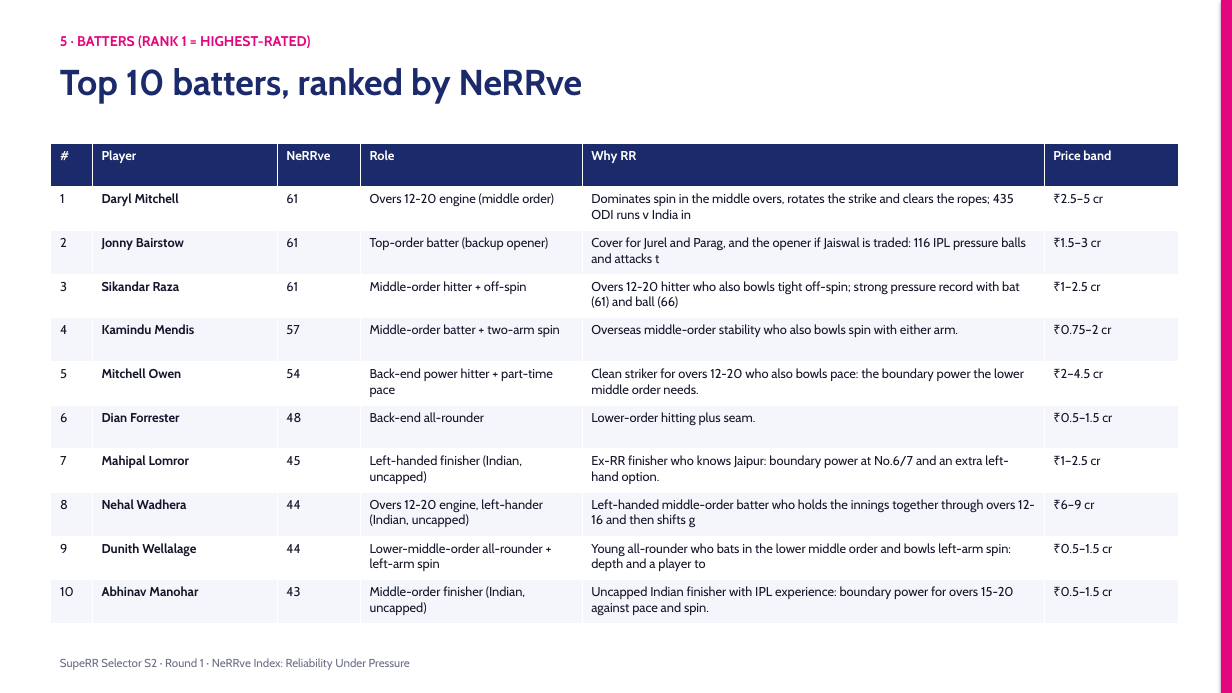
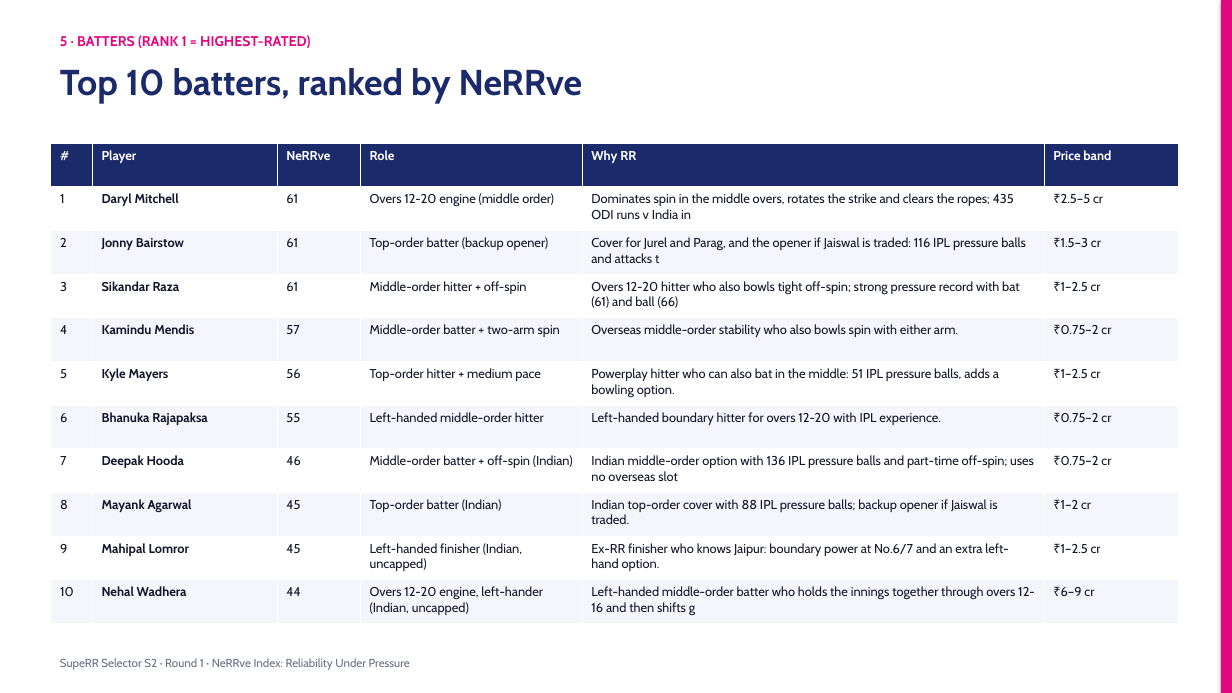
Before and after one commit to KoduruChandrasekhar/RRAuction-, a slide deck: slide 10 of submission/NeRRve_Deck.pptx. Drawn at 1232x693 pixels with LibreOffice and Linux fonts; fonts in the diff are those of the drawing. Boxes give left, top, right and bottom in pixels: in the first picture for what was removed or moved away, otherwise in the second. Text is boxed around its words. In the diff, an @@ line names an element or a change of style, - is before the commit and + after.

```diff
--- a/submission/NeRRve_Deck.pptx
+++ b/submission/NeRRve_Deck.pptx
@@ table at (51,143,1178,624) @@
-row 6: 5 | Mitchell Owen | 54 | Back-end power hitter + part-time pace | Clean striker for overs 12-20 who also bowls pace: the boundary power the lower middle order needs. | ₹2–4.5 cr
+row 6: 5 | Kyle Mayers | 56 | Top-order hitter + medium pace | Powerplay hitter who can also bat in the middle: 51 IPL pressure balls, adds a bowling option. | ₹1–2.5 cr
-row 7: 6 | Dian Forrester | 48 | Back-end all-rounder | Lower-order hitting plus seam. | ₹0.5–1.5 cr
+row 7: 6 | Bhanuka Rajapaksa | 55 | Left-handed middle-order hitter | Left-handed boundary hitter for overs 12-20 with IPL experience. | ₹0.75–2 cr
-row 8: 7 | Mahipal Lomror | 45 | Left-handed finisher (Indian, uncapped) | Ex-RR finisher who knows Jaipur: boundary power at No.6/7 and an extra left-hand option. | ₹1–2.5 cr
+row 8: 7 | Deepak Hooda | 46 | Middle-order batter + off-spin (Indian) | Indian middle-order option with 136 IPL pressure balls and part-time off-spin; uses no overseas slot | ₹0.75–2 cr
-row 9: 8 | Nehal Wadhera | 44 | Overs 12-20 engine, left-hander (Indian, uncapped) | Left-handed middle-order batter who holds the innings together through overs 12-16 and then shifts g | ₹6–9 cr
+row 9: 8 | Mayank Agarwal | 45 | Top-order batter (Indian) | Indian top-order cover with 88 IPL pressure balls; backup opener if Jaiswal is traded. | ₹1–2 cr
-row 10: 9 | Dunith Wellalage | 44 | Lower-middle-order all-rounder + left-arm spin | Young all-rounder who bats in the lower middle order and bowls left-arm spin: depth and a player to | ₹0.5–1.5 cr
+row 10: 9 | Mahipal Lomror | 45 | Left-handed finisher (Indian, uncapped) | Ex-RR finisher who knows Jaipur: boundary power at No.6/7 and an extra left-hand option. | ₹1–2.5 cr
-row 11: 10 | Abhinav Manohar | 43 | Middle-order finisher (Indian, uncapped) | Uncapped Indian finisher with IPL experience: boundary power for overs 15-20 against pace and spin. | ₹0.5–1.5 cr
+row 11: 10 | Nehal Wadhera | 44 | Overs 12-20 engine, left-hander (Indian, uncapped) | Left-handed middle-order batter who holds the innings together through overs 12-16 and then shifts g | ₹6–9 cr
```
Also in this commit, not shown: 6 other slides changed, 7 other files.
